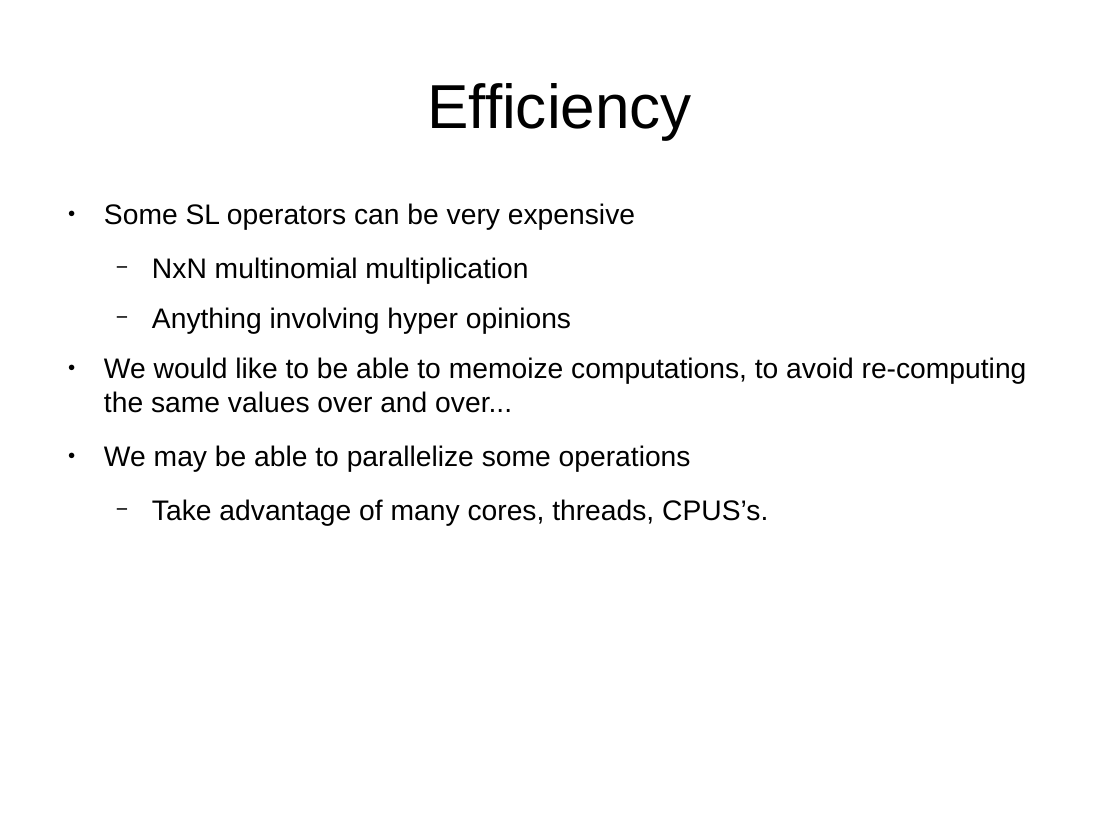
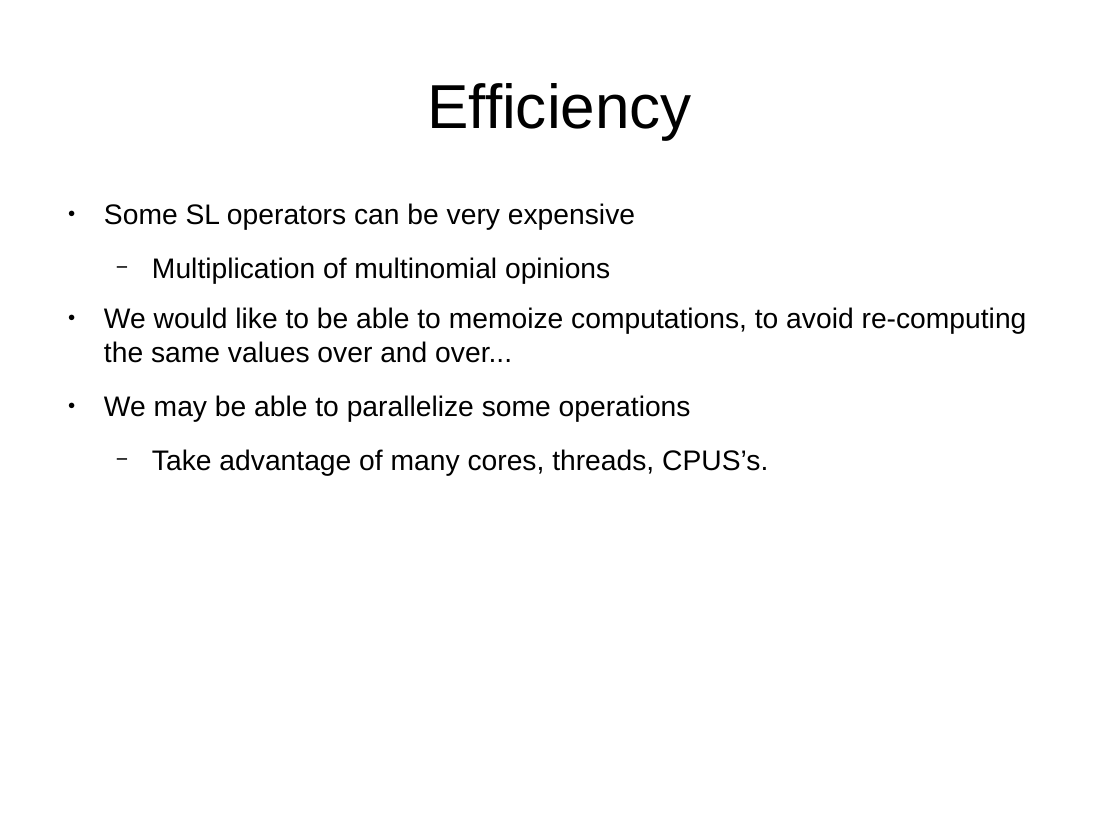
Before and after one commit to bstamour/SLHS, a slide deck: slide 25 of docs/proposal-from-bob.odp (slide 26 before the commit). Drawn at 1120x840 pixels with LibreOffice and Linux fonts; fonts in the diff are those of the drawing. Boxes give left, top, right and bottom in pixels: in the first picture for what was removed or moved away, otherwise in the second. Text is boxed around its words. In the diff, an @@ line names an element or a change of style, - is before the commit and + after.

```diff
--- a/docs/proposal-from-bob.odp
+++ b/docs/proposal-from-bob.odp
@@ text at box(152, 257, 610, 284): text changed @@
-  − NxN multinomial multiplication
-  − Anything involving hyper opinions
+  − Multiplication of multinomial opinions
```
Also in this commit, not shown: 10 other slides changed, 1 slide removed.
